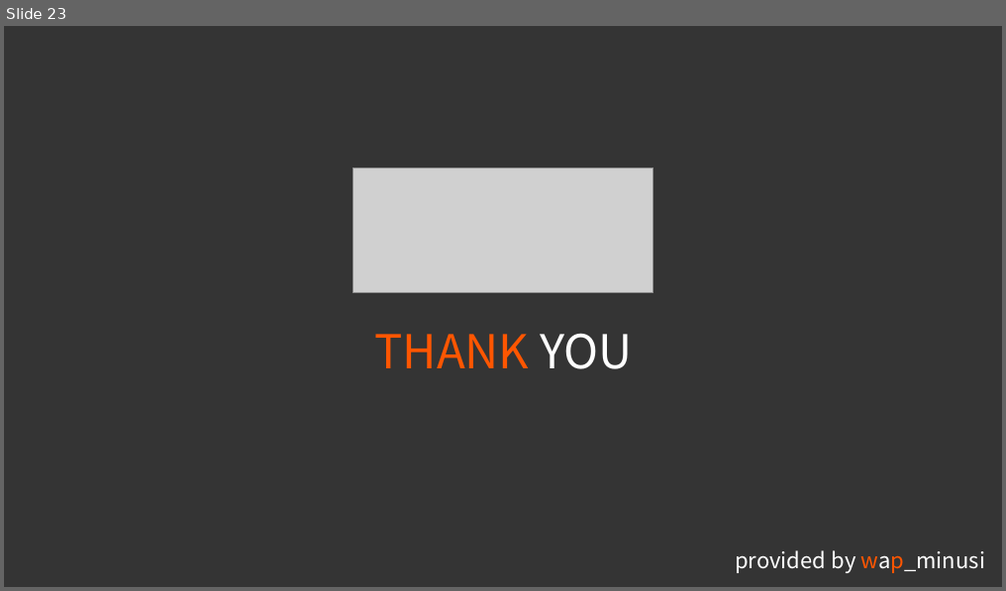
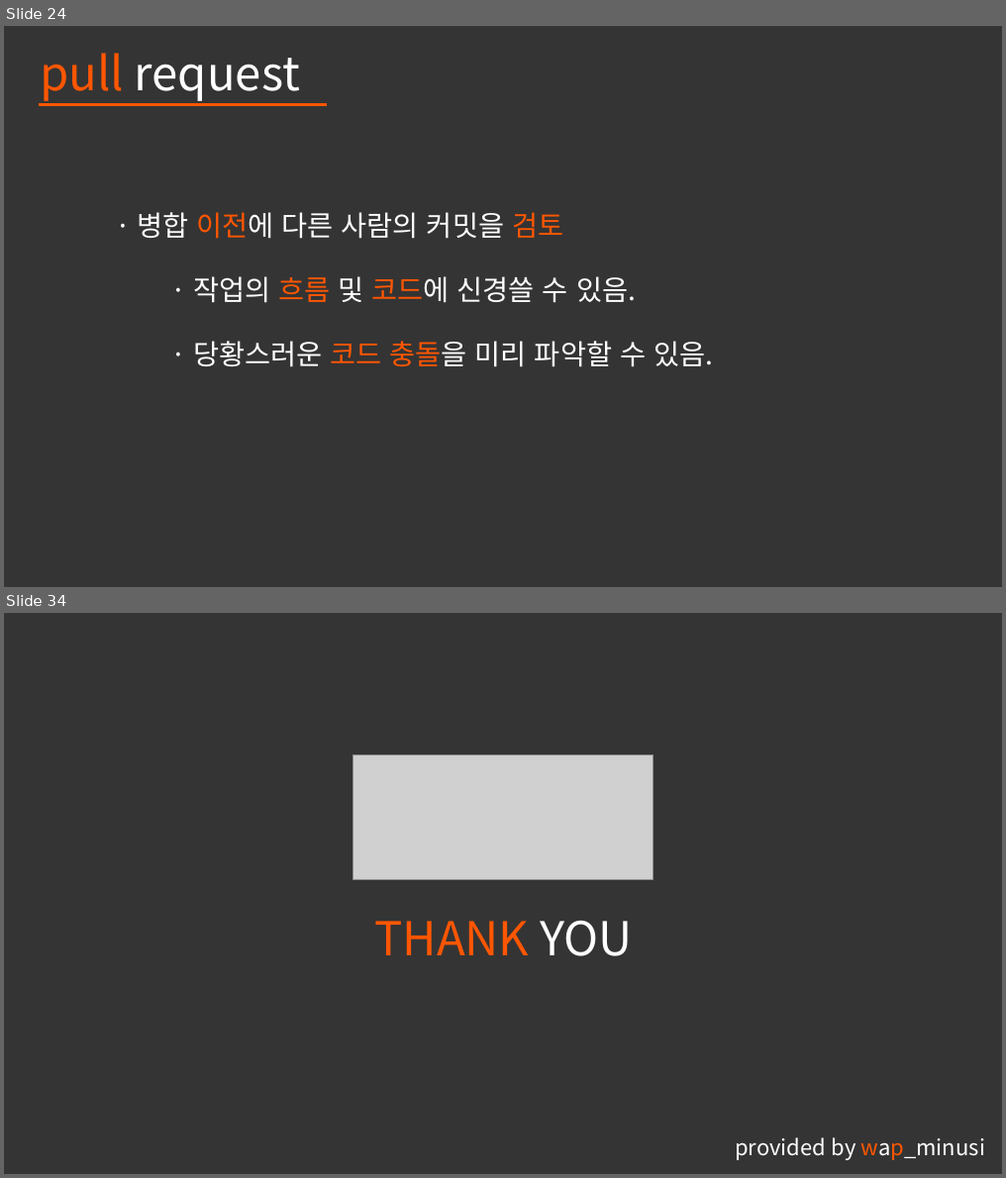
Before and after one commit to pknu-wap/git-flow-seminar, a slide deck: WAP_Git Flow & Pull Request_Minusi.pptx. Shown one above the other, each under a label of ours: slide 23 before the commit, slides 24 and 34 after it; the slides between them are not shown. The pictures are 1006x591 and 1006x1178 pixels, drawn with LibreOffice and Linux fonts; fonts in the diff are those of the drawing; grey boxes stand for pictures; background and template pictures are left out. Boxes give left, top, right and bottom in pixels: in the first picture for what was removed or moved away, otherwise in the second. Text is boxed around its words. In the diff, an @@ line names an element or a change of style, - is before the commit and + after.

Commit message:
update seminar ppt about pull request section

```diff
--- a/WAP_Git Flow & Pull Request_Minusi.pptx
+++ b/WAP_Git Flow & Pull Request_Minusi.pptx
@@ slide 24 added at [4,26,1002,587], background #343434 @@
@@ text added at [40,53,300,101], 45 pt, text #FFFFFF @@
+pull request
@@ line added from (39, 104) to (327, 104), #FFFFFF 3 pt @@
@@ line added from (39, 104) to (313, 104), #FFFFFF 3 pt @@
@@ text added at [137,212,563,239], 27 pt, text #FFFFFF @@
+· 병합 이전에 다른 사람의 커밋을 검토
@@ text added at [193,276,636,303], 27 pt, text #FFFFFF @@
+· 작업의 흐름 및 코드에 신경쓸 수 있음.
@@ text added at [193,341,713,368], 27 pt, text #FFFFFF @@
+· 당황스러운 코드 충돌을 미리 파악할 수 있음.
@@ what was slide 23 is now slide 34 @@
```
Also in this commit, not shown: 11 other slides added, 1 slide removed.
